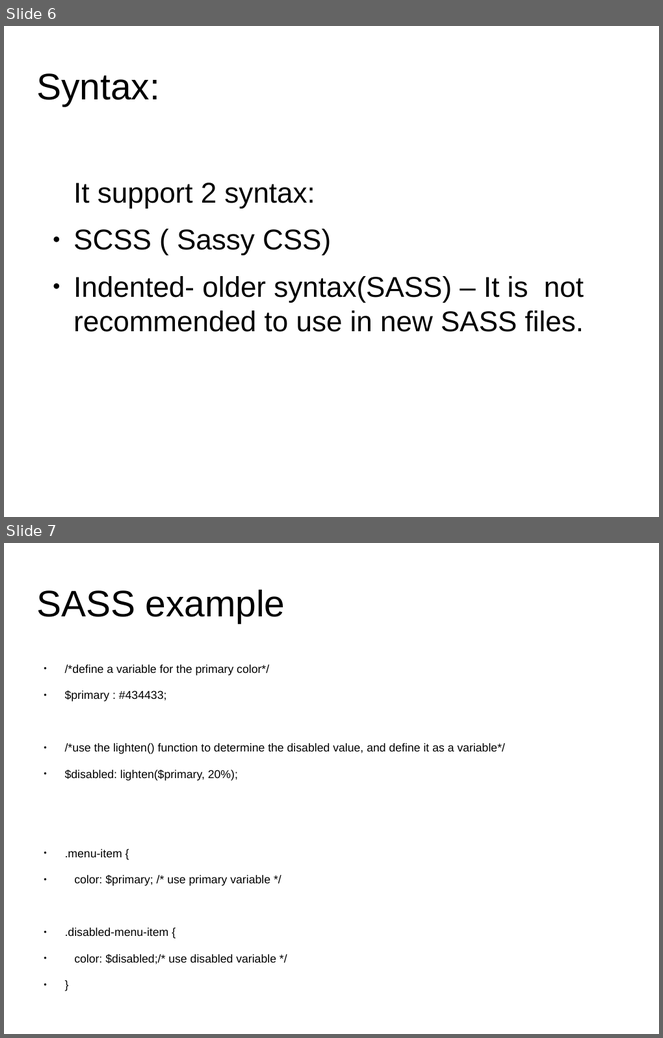
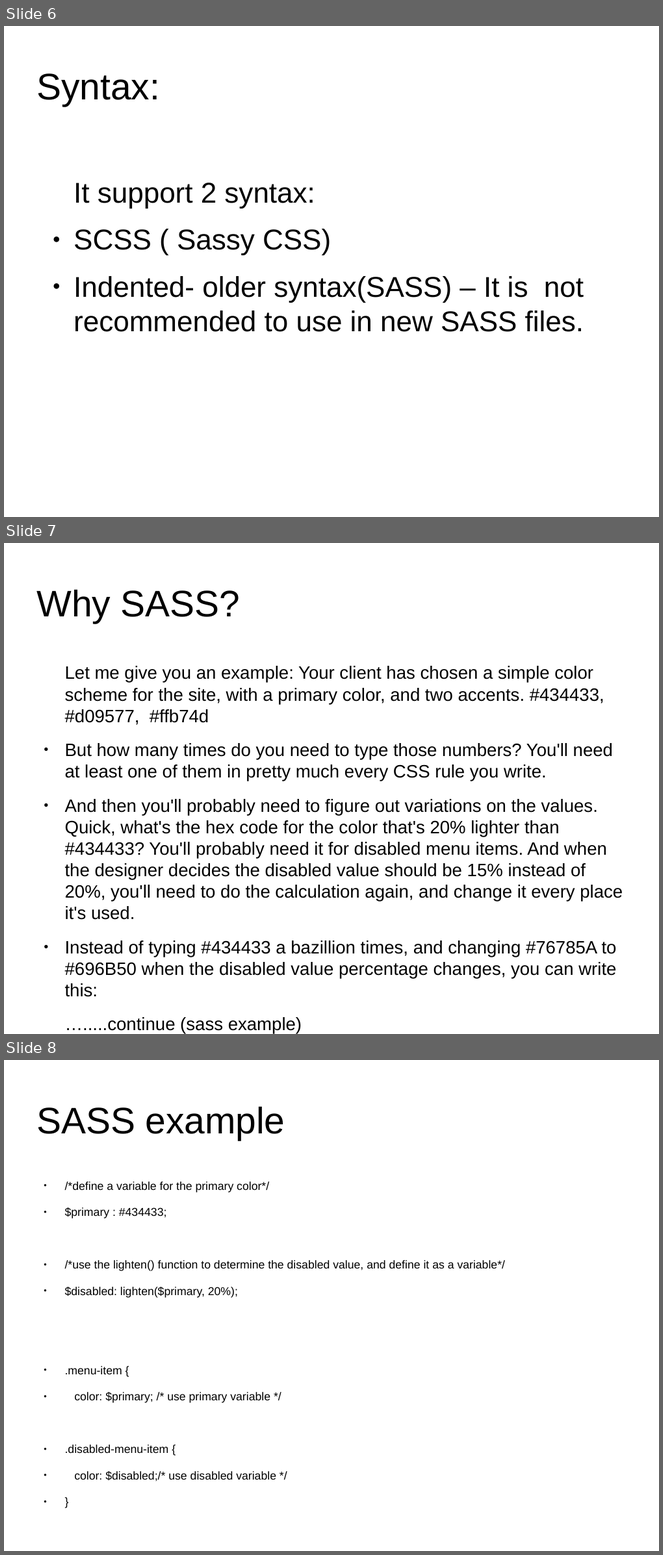
Before and after one commit to anumsh/SASS-Basics, a slide deck: SASS_basics.odp. Shown one above the other, each under a label of ours: slides 6 and 7 before the commit, slides 6, 7 and 8 after it. The pictures are 663x1038 and 663x1555 pixels, drawn with LibreOffice and Linux fonts; fonts in the diff are those of the drawing; background and template pictures are left out. Boxes give left, top, right and bottom in pixels: in the first picture for what was removed or moved away, otherwise in the second. Text is boxed around its words. In the diff, an @@ line names an element or a change of style, - is before the commit and + after.

Commit message:
feat:How SASS works

```diff
--- a/SASS_basics.odp
+++ b/SASS_basics.odp
@@ slide 7 added at box(4, 543, 659, 1034), background #FFFFFF @@
@@ title added at box(36, 589, 240, 623), 44.8 pt, text #000000 @@
+Why SASS?
@@ text added at box(65, 666, 623, 957), 21.7 pt, text #000000 @@
+Let me give you an example: Your client has chosen a simple color scheme for the site, with a primary color, and two accents. #434433, #d09577, #ffb74d
+● But how many times do you need to type those numbers? You'll need at least one of them in pretty much every CSS rule you write.
+● And then you'll probably need to figure out variations on the values. Quick, what's the hex code for the color that's 20% lighter than #434433? You'll probably need it for disabled menu items. And when the designer decides the disabled value should be 15% instead of 20%, you'll need to do the calculation again, and change it every place it's used.
+● Instead of typing #434433 a bazillion times, and changing #76785A to #696B50 when the disabled value percentage changes, you can write this:
+….....continue (sass example)
@@ what was slide 7 is now slide 8 @@
```
Also in this commit, not shown: 4 other slides added.
